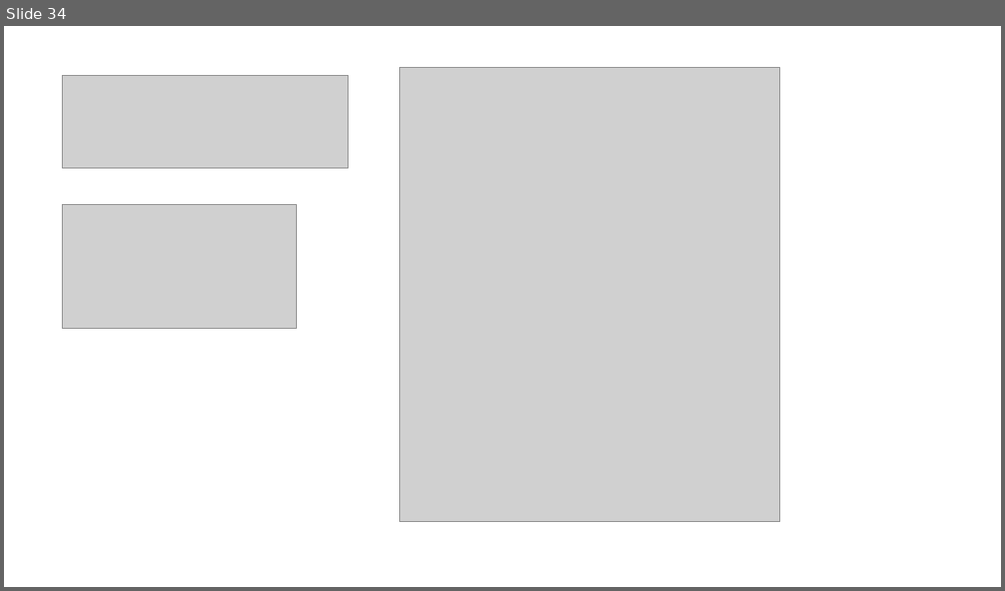
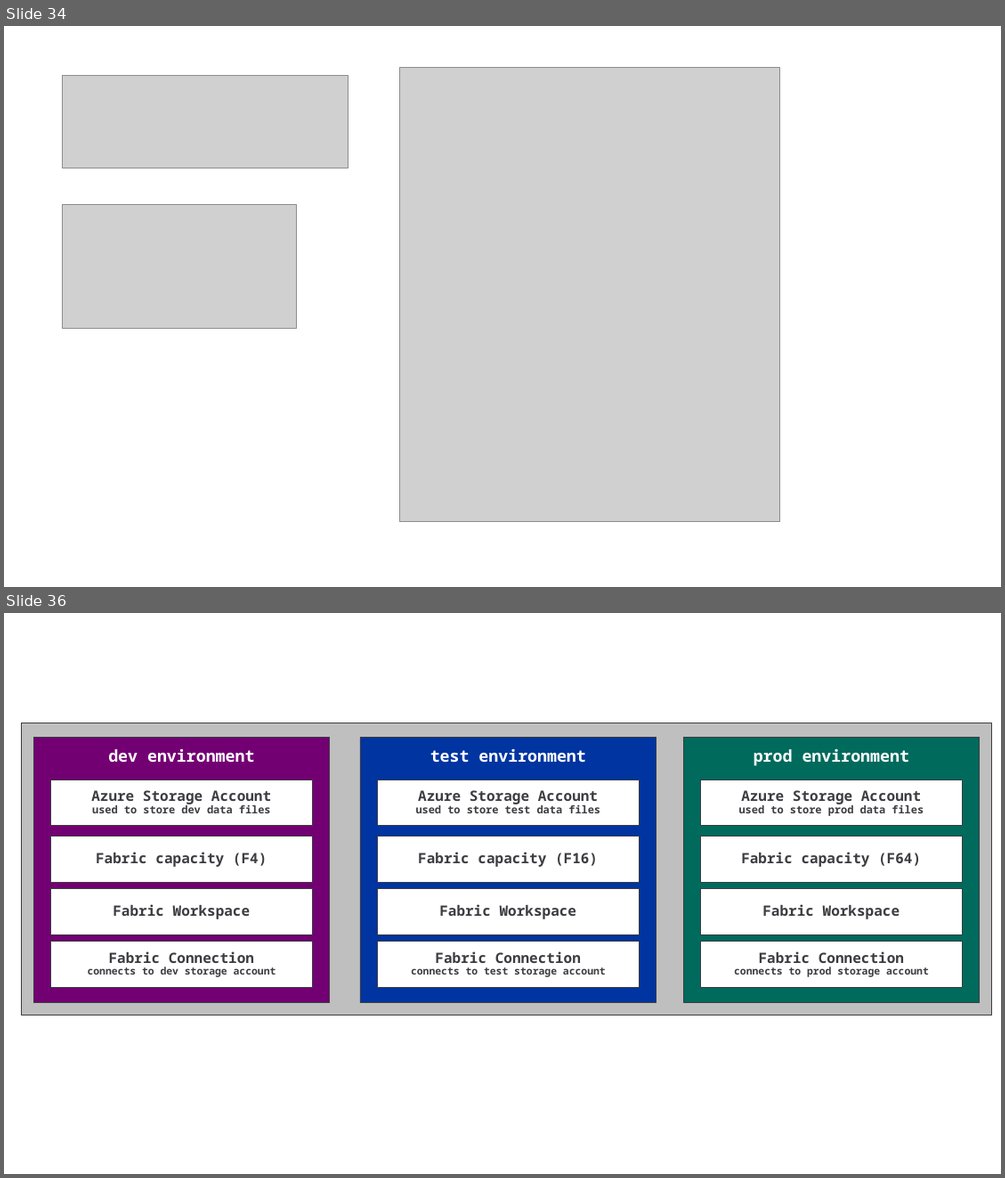
Before and after one commit to FabricDevCamp/fabric-cicd-whitepaper, a slide deck: Part 1 - Overview of Fabric CICD.pptx. Shown one above the other, each under a label of ours: slide 34 before the commit, slides 34 and 36 after it; the slides between them are not shown. The pictures are 1005x591 and 1005x1178 pixels, drawn with LibreOffice and Linux fonts; fonts in the diff are those of the drawing; grey boxes stand for pictures. Boxes give left, top, right and bottom in pixels: in the first picture for what was removed or moved away, otherwise in the second. Text is boxed around its words. In the diff, an @@ line names an element or a change of style, - is before the commit and + after.

```diff
--- a/Part 1 - Overview of Fabric CICD.pptx
+++ b/Part 1 - Overview of Fabric CICD.pptx
@@ slide 36 added at box(4, 613, 1001, 1174), background #FFFFFF @@
@@ rectangle added at box(22, 723, 992, 1014), fill #BFBFBF, outline #3C3C41 0.75 pt @@
@@ rectangle added at box(33, 738, 330, 1002), fill #730073, outline #3C3C41 0.75 pt, 16 pt, text #FFFFFF, bold @@
+dev environment
@@ rectangle added at box(360, 738, 656, 1002), fill #0034A0, outline #3C3C41 0.75 pt, 16 pt, text #FFFFFF, bold @@
+test environment
@@ rectangle added at box(683, 738, 979, 1002), fill #006A5C, outline #3C3C41 0.75 pt, 16 pt, text #FFFFFF, bold @@
+prod environment
@@ right arrow added at box(50, 783, 73, 810), fill #FFFFFF, outline #3C3C41 0.75 pt @@
@@ rectangle added at box(51, 779, 313, 825), fill #FFFFFF, outline #3C3C41 0.75 pt, 10.5 pt, text #3C3C41, bold @@
+Azure Storage Account
+used to store dev data files
@@ right arrow added at box(377, 783, 399, 810), fill #FFFFFF, outline #3C3C41 0.75 pt @@
@@ rectangle added at box(377, 779, 639, 825), fill #FFFFFF, outline #3C3C41 0.75 pt, 10.5 pt, text #3C3C41, bold @@
+Azure Storage Account
+used to store test data files
@@ right arrow added at box(700, 783, 722, 810), fill #FFFFFF, outline #3C3C41 0.75 pt @@
@@ rectangle added at box(700, 779, 962, 825), fill #FFFFFF, outline #3C3C41 0.75 pt, 10.5 pt, text #3C3C41, bold @@
+Azure Storage Account
+used to store prod data files
@@ rectangle added at box(51, 836, 313, 882), fill #FFFFFF, outline #3C3C41 0.75 pt, 14 pt, text #3C3C41, bold @@
+Fabric capacity (F4)
@@ rectangle added at box(377, 836, 639, 882), fill #FFFFFF, outline #3C3C41 0.75 pt, 14 pt, text #3C3C41, bold @@
+Fabric capacity (F16)
@@ rectangle added at box(700, 836, 962, 882), fill #FFFFFF, outline #3C3C41 0.75 pt, 14 pt, text #3C3C41, bold @@
+Fabric capacity (F64)
@@ rectangle added at box(51, 889, 313, 934), fill #FFFFFF, outline #3C3C41 0.75 pt, 14 pt, text #3C3C41, bold @@
+Fabric Workspace
@@ rectangle added at box(377, 889, 639, 934), fill #FFFFFF, outline #3C3C41 0.75 pt, 14 pt, text #3C3C41, bold @@
+Fabric Workspace
@@ rectangle added at box(700, 889, 962, 934), fill #FFFFFF, outline #3C3C41 0.75 pt, 14 pt, text #3C3C41, bold @@
+Fabric Workspace
@@ rectangle added at box(51, 941, 313, 987), fill #FFFFFF, outline #3C3C41 0.75 pt, 10 pt, text #3C3C41, bold @@
+Fabric Connection
+connects to dev storage account
@@ rectangle added at box(377, 941, 639, 987), fill #FFFFFF, outline #3C3C41 0.75 pt, 10 pt, text #3C3C41, bold @@
+Fabric Connection
+connects to test storage account
@@ rectangle added at box(700, 941, 962, 987), fill #FFFFFF, outline #3C3C41 0.75 pt, 10 pt, text #3C3C41, bold @@
+Fabric Connection
+connects to prod storage account
```
Also in this commit, not shown: 1 slide changed, 6 other slides added, 3 slides removed, 1 other file.
